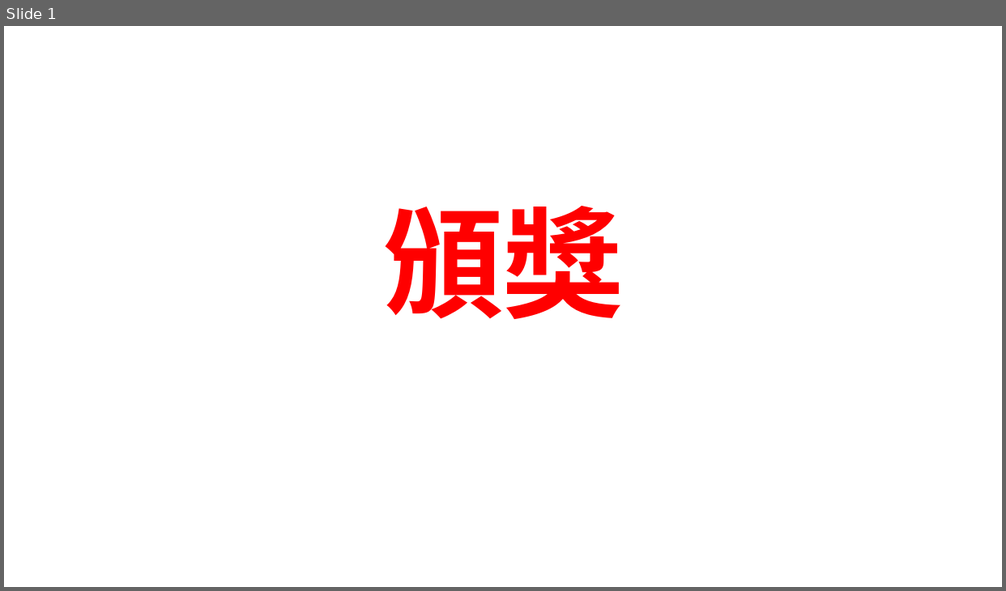
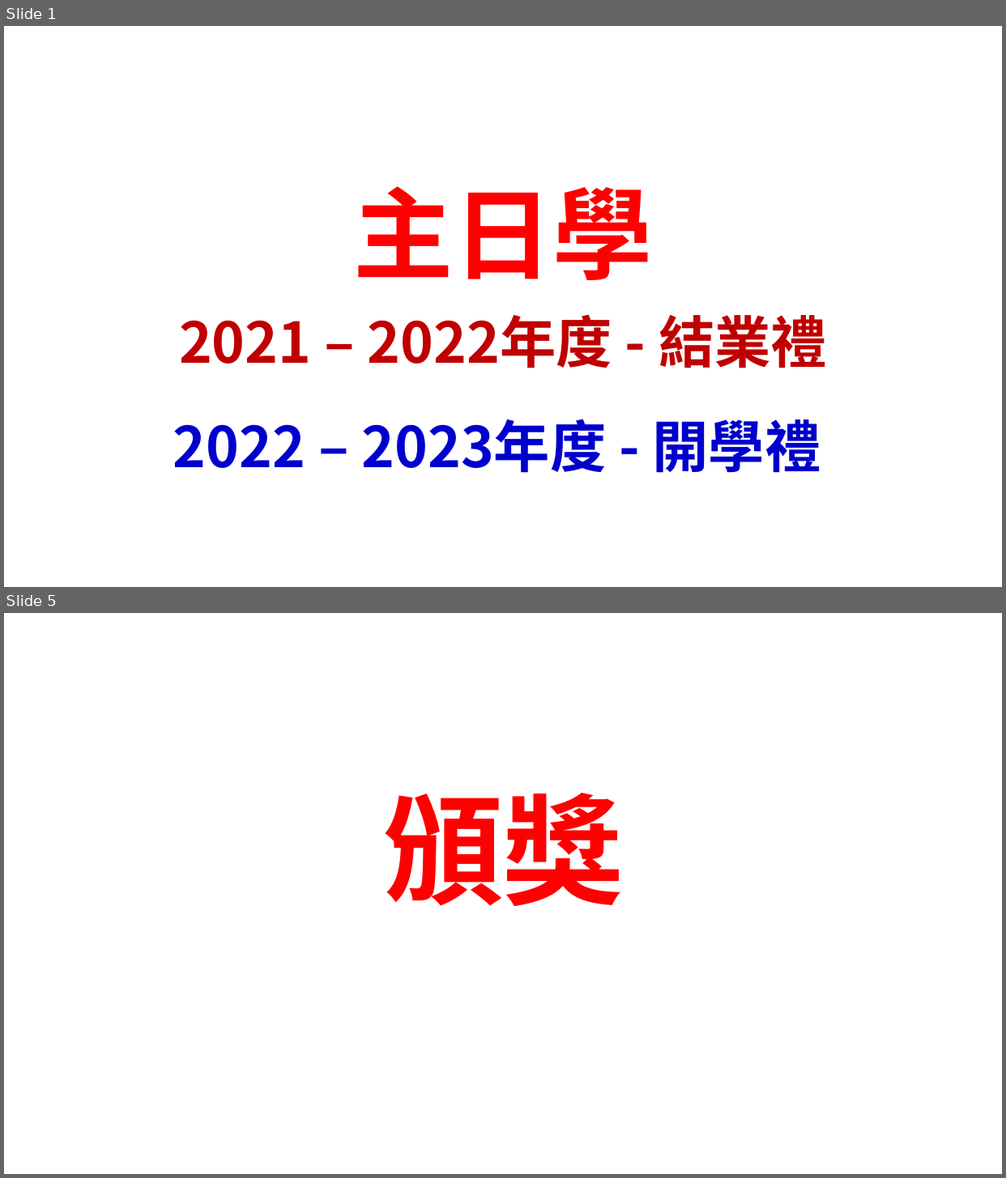
Before and after one commit to batisuoc/bible-school, a slide deck: 2022年主日學結業禮頒獎.pptx. Shown one above the other, each under a label of ours: slide 1 before the commit, slides 1 and 5 after it; the slides between them are not shown. The pictures are 1006x591 and 1006x1178 pixels, drawn with LibreOffice and Linux fonts; fonts in the diff are those of the drawing; background and template pictures are left out. Boxes give left, top, right and bottom in pixels: in the first picture for what was removed or moved away, otherwise in the second. Text is boxed around its words. In the diff, an @@ line names an element or a change of style, - is before the commit and + after.

```diff
--- a/2022年主日學結業禮頒獎.pptx
+++ b/2022年主日學結業禮頒獎.pptx
@@ slide 1 added at [4,26,1002,587], background picture (left out) @@
@@ title added at [353,186,653,280], 96 pt, text #FF0000, bold @@
+主日學
@@ text added at [179,314,827,369], 54 pt, text #C00000, bold @@
+2021 – 2022年度 - 結業禮
@@ text added at [173,419,821,473], 54 pt, text #0000CC, bold @@
+2022 – 2023年度 - 開學禮
@@ what was slide 1 is now slide 5 @@
```
Also in this commit, not shown: 4 slides changed, 8 other slides added.
